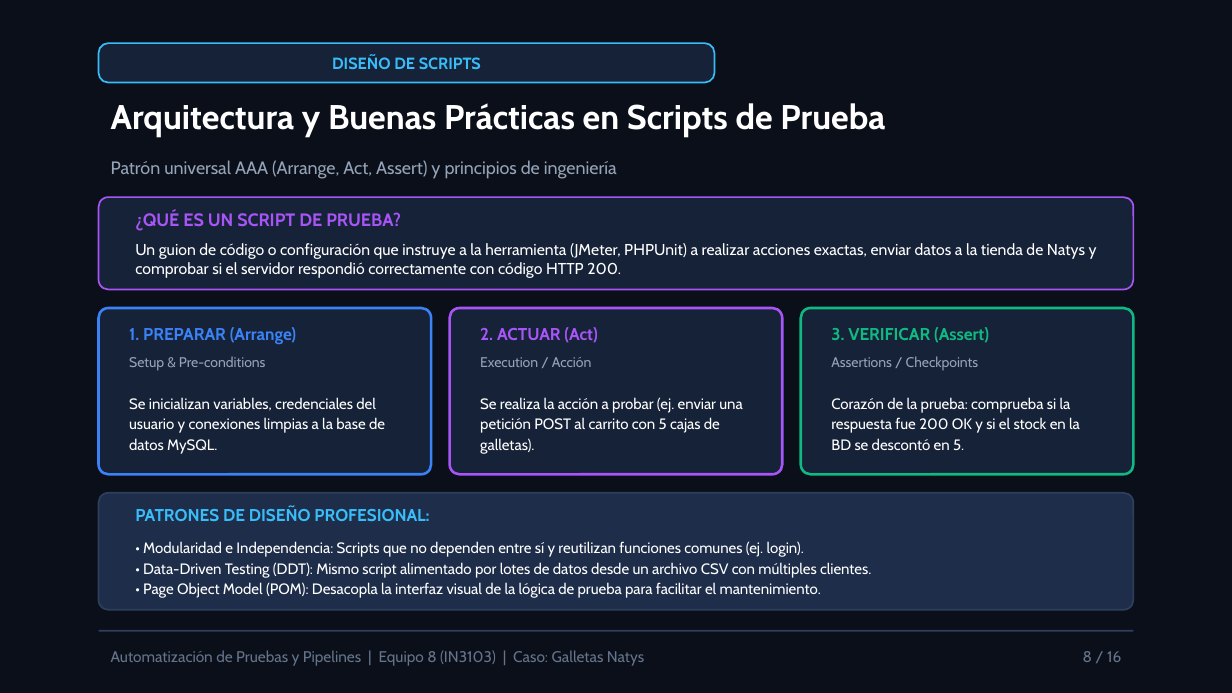
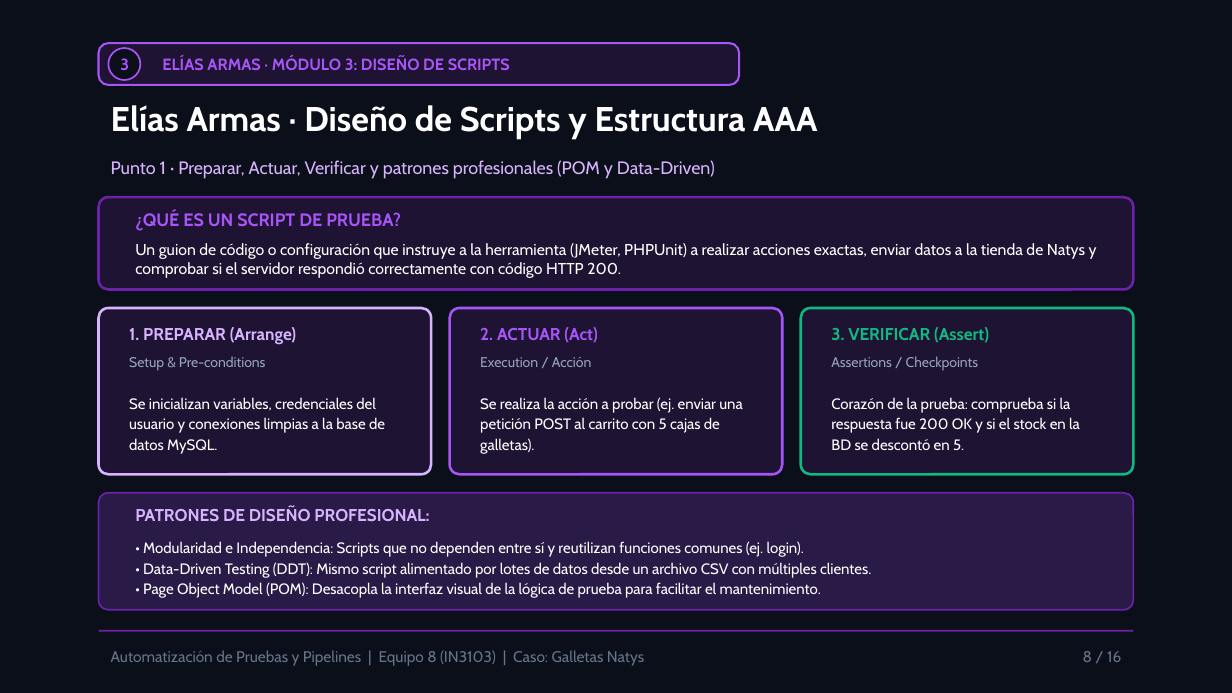
Before and after one commit to Elias0902/natys-landing-exposicion, a slide deck: slide 8 of public/docs/diapositivas-equipo8.pptx. Drawn at 1232x693 pixels with LibreOffice and Linux fonts; fonts in the diff are those of the drawing. Boxes give left, top, right and bottom in pixels: in the first picture for what was removed or moved away, otherwise in the second. Text is boxed around its words. In the diff, an @@ line names an element or a change of style, - is before the commit and + after.

```diff
--- a/public/docs/diapositivas-equipo8.pptx
+++ b/public/docs/diapositivas-equipo8.pptx
@@ rounded rectangle: place and size @@
-rounded rectangle at (99, 43, 715, 83)
+rounded rectangle at (99, 43, 739, 85)
@@ rounded rectangle at (99, 43, 739, 85): fill #162238 to #1E1333; outline #38BDF8 1 pt to #A855F7 1.2 pt; proportions changed @@
@@ ellipse added at (108, 48, 140, 80), fill #0B0F19, outline #A855F7 1 pt @@
@@ text added at (120, 58, 129, 70), 9.5 pt, text #A855F7, bold @@
+3
@@ text at (162, 58, 510, 70): text changed; text colour #38BDF8 to #A855F7 @@
-DISEÑO DE SCRIPTS
+ELÍAS ARMAS · MÓDULO 3: DISEÑO DE SCRIPTS
@@ text at (111, 105, 817, 139): text changed @@
-Arquitectura y Buenas Prácticas en Scripts de Prueba
+Elías Armas · Diseño de Scripts y Estructura AAA
@@ text at (111, 160, 715, 179): text changed; text colour #94A3B8 to #D8B4FE @@
-Patrón universal AAA (Arrange, Act, Assert) y principios de ingeniería
+Punto 1 · Preparar, Actuar, Verificar y patrones profesionales (POM y Data-Driven)
@@ rounded rectangle at (99, 197, 1133, 290): fill #162238 to #1E1333; outline #A855F7 1 pt to #6B21A8 1.5 pt @@
@@ rounded rectangle at (99, 308, 431, 474): fill #162238 to #1E1333; outline #3B82F6 1.5 pt to #D8B4FE 1.5 pt @@
@@ text "1. PREPARAR (Arrange)" at (129, 327, 296, 345): text colour #3B82F6 to #D8B4FE @@
@@ rounded rectangle at (450, 308, 782, 474): fill #162238 to #1E1333 @@
@@ rounded rectangle at (801, 308, 1133, 474): fill #162238 to #1E1333 @@
@@ rounded rectangle at (99, 493, 1133, 610): fill #1E2D4A to #2A1A47; outline #2E3F5E 1 pt to #6B21A8 1 pt @@
@@ text "PATRONES DE DISEÑO PROFESIONAL:" at (135, 507, 429, 521): text colour #38BDF8 to #D8B4FE @@
@@ line (99, 631) - (1133, 631): stroke #2E3F5E 1 pt to #6B21A8 1 pt @@
```
Also in this commit, not shown: 15 other slides changed, 8 other files.
